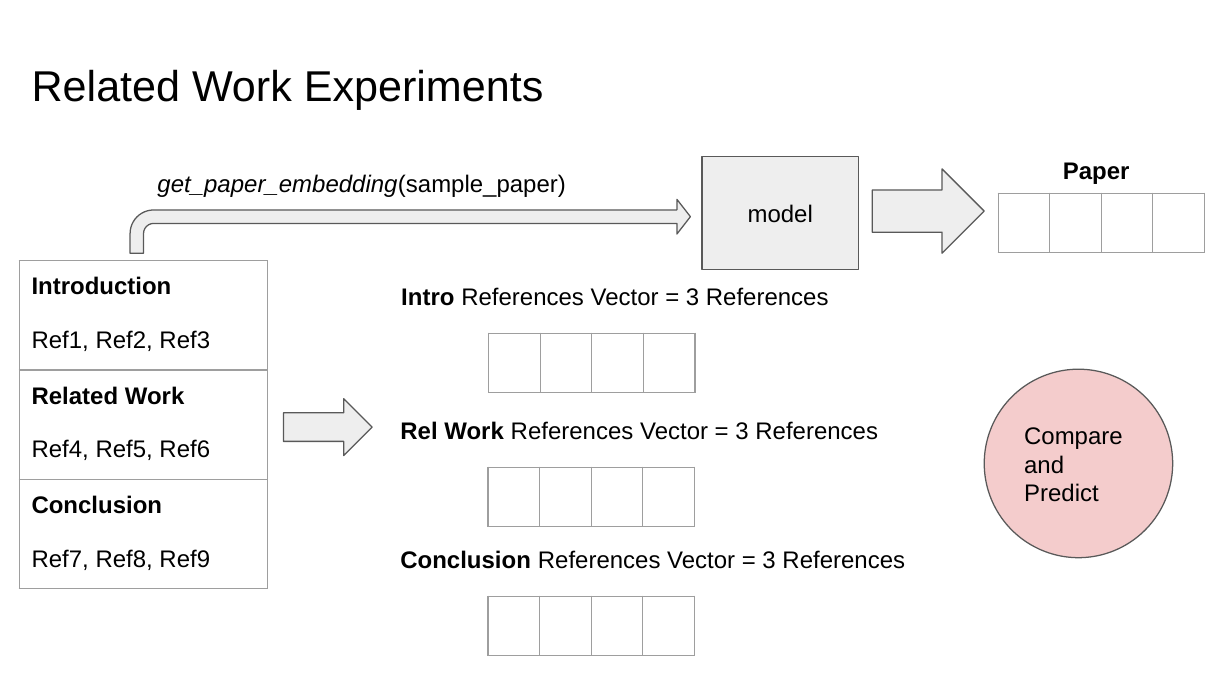
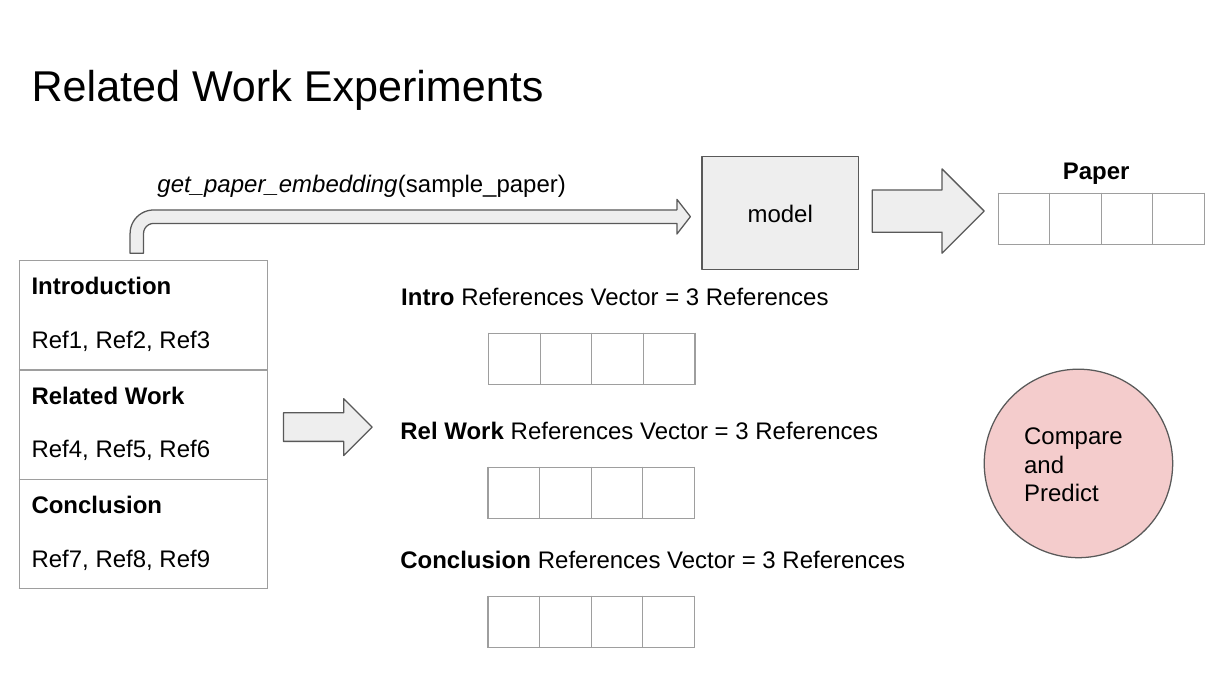
Before and after one commit to kwchurch/JSALT_Better_Together, a slide deck: slide 14 of slides/final_presentation_draft/ben_final_draft.pptx (slide 12 before the commit). Drawn at 1232x693 pixels with LibreOffice and Linux fonts; fonts in the diff are those of the drawing. Boxes give left, top, right and bottom in pixels: in the first picture for what was removed or moved away, otherwise in the second. Text is boxed around its words. In the diff, an @@ line names an element or a change of style, - is before the commit and + after.

Commit message:
slides

```diff
--- a/slides/final_presentation_draft/ben_final_draft.pptx
+++ b/slides/final_presentation_draft/ben_final_draft.pptx
@@ table: place and size @@
-table at <box>998,193,1205,598</box>
+table at <box>998,193,1205,246</box>
@@ table: place and size @@
-table at <box>489,333,696,693</box>
+table at <box>489,333,696,386</box>
@@ table: place and size @@
-table at <box>488,467,695,693</box>
+table at <box>488,467,695,520</box>
@@ table: place and size @@
-table at <box>488,596,695,693</box>
+table at <box>488,596,695,649</box>
```
Also in this commit, not shown: 2 other slides changed, 2 slides added, 5 other files.
